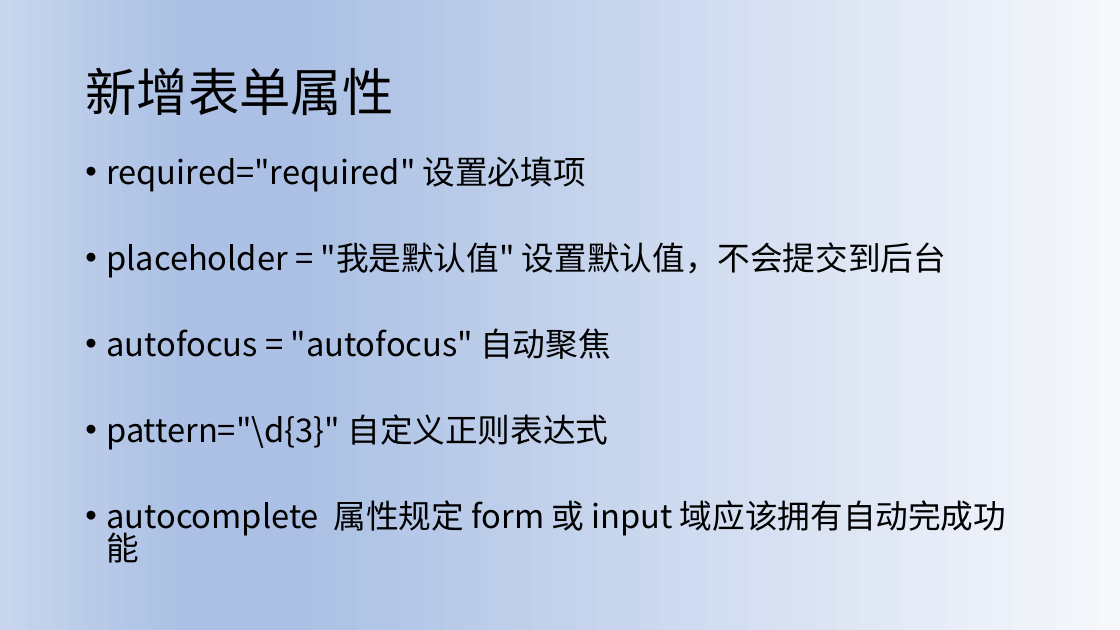
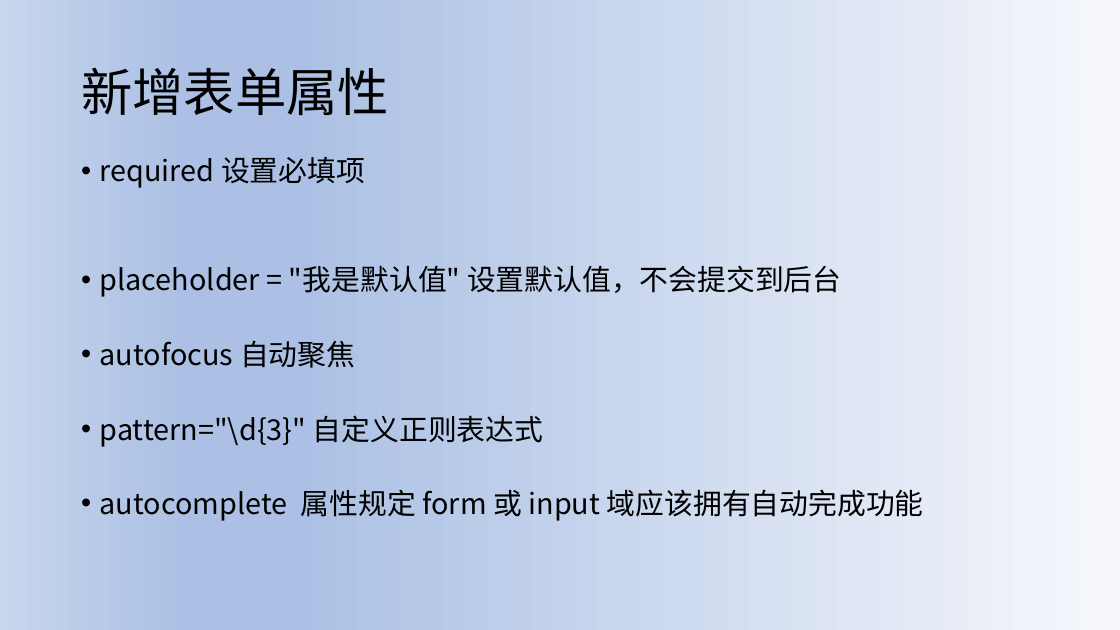
Before and after one commit to johnjackson/H5C3, a slide deck: slide 14 of 第2单元-表单/第二单元form表单.pptx. Drawn at 1120x630 pixels with LibreOffice and Linux fonts; fonts in the diff are those of the drawing. Boxes give left, top, right and bottom in pixels: in the first picture for what was removed or moved away, otherwise in the second. Text is boxed around its words. In the diff, an @@ line names an element or a change of style, - is before the commit and + after.

```diff
--- a/第2单元-表单/第二单元form表单.pptx
+++ b/第2单元-表单/第二单元form表单.pptx
@@ title "新增表单属性" moved from (x1=85, y1=68, x2=393, y2=115) to (x1=81, y1=68, x2=389, y2=115) @@
@@ text at (x1=100, y1=157, x2=365, y2=188): text changed; size 28 to 24.6 pt @@
-• required="required" 设置必填项
+• required 设置必填项
@@ text at (x1=100, y1=265, x2=924, y2=521): size 28 to 24.6 pt in "placeholder = "我是默认值" 设置默认值，不会提交到后台", "pattern="\d{3}" 自定义正则表达式", "autocomplete 属性规定 form 或 input 域应该拥有自动完成功能"; indent changed; line spacing 0.8 to 0.81; less space between paragraphs @@
@@ text at (x1=100, y1=340, x2=355, y2=368): text changed; size 28 to 24.6 pt @@
-• autofocus = "autofocus" 自动聚焦
+• autofocus 自动聚焦
```
Also in this commit, not shown: 10 other slides changed, 4 other files.
